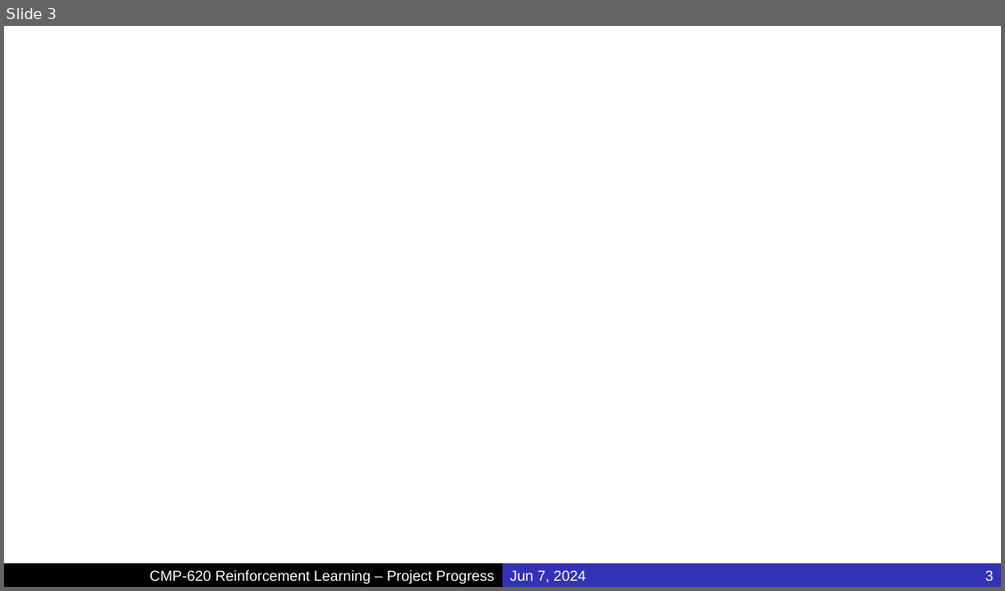
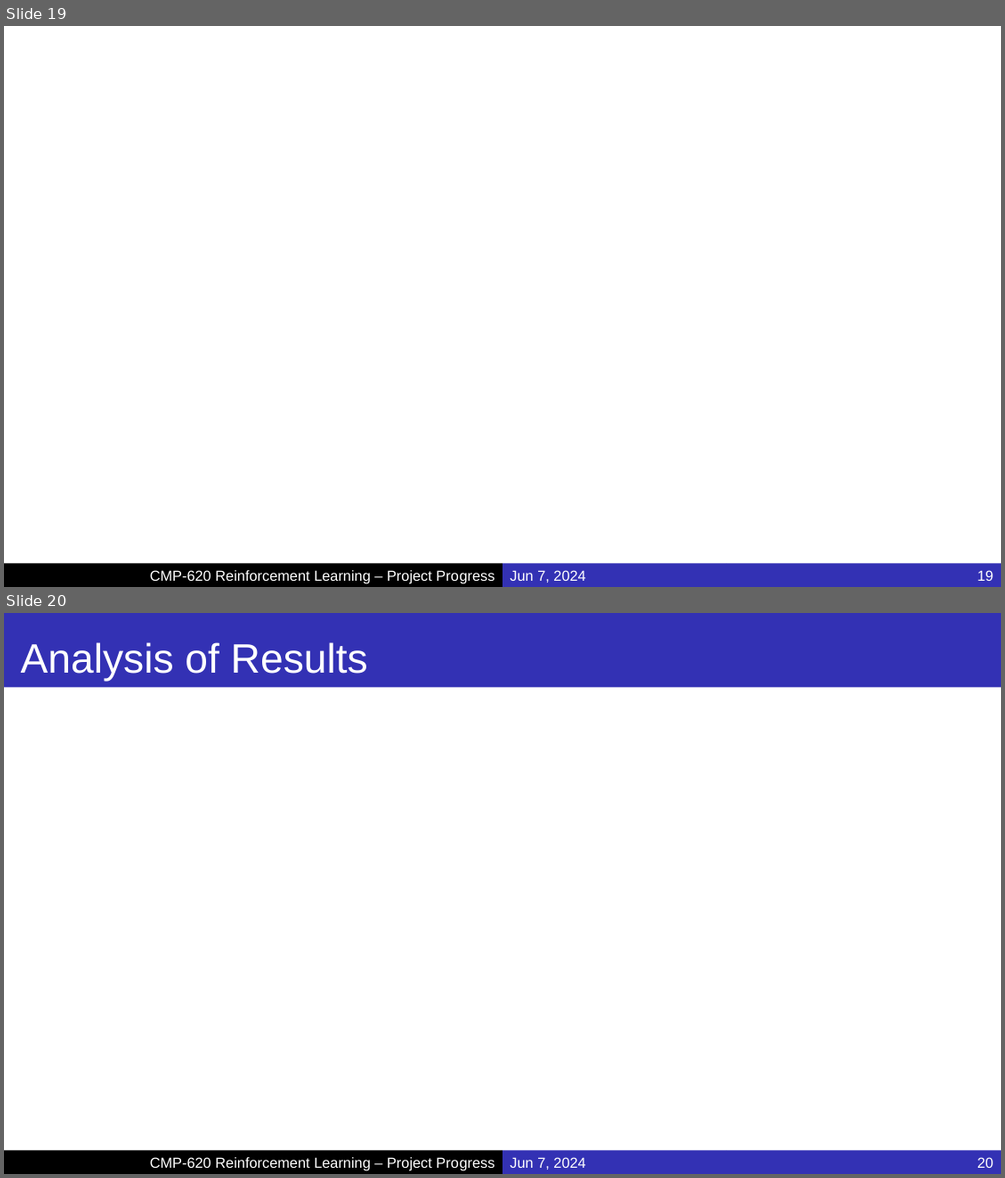
Before and after one commit to MucahidRidvanKaplan/ParrotQuadcopterRL, a slide deck: Presentations/Project_Final.pptx. Shown one above the other, each under a label of ours: slide 3 before the commit, slides 19 and 20 after it. The pictures are 1005x591 and 1005x1178 pixels, drawn with LibreOffice and Linux fonts; fonts in the diff are those of the drawing; background and template pictures are left out. Boxes give left, top, right and bottom in pixels: in the first picture for what was removed or moved away, otherwise in the second. Text is boxed around its words. In the diff, an @@ line names an element or a change of style, - is before the commit and + after.

```diff
--- a/Presentations/Project_Final.pptx
+++ b/Presentations/Project_Final.pptx
@@ slide 20 added at [4,613,1001,1174], background #FFFFFF @@
@@ title added at [4,613,1001,687], fill #3331B4, 39.6 pt, text #FFFFFF @@
+Analysis of Results
@@ rectangle added at [4,1150,502,1174], fill #000000, 14 pt, text #FFFFFF @@
+CMP-620 Reinforcement Learning – Project Progress
@@ rectangle added at [502,1150,727,1174], fill #3331B4, 14 pt, text #FFFFFF @@
+Jun 7, 2024
@@ page number added at [727,1150,1001,1174], fill #3331B4, 14 pt, text #FFFFFF @@
+20
@@ what was slide 3 is now slide 19 @@
@@ page number at [977,570,993,580]: text changed @@
-3
+19
```
Also in this commit, not shown: 5 slides changed, 15 other slides added.
